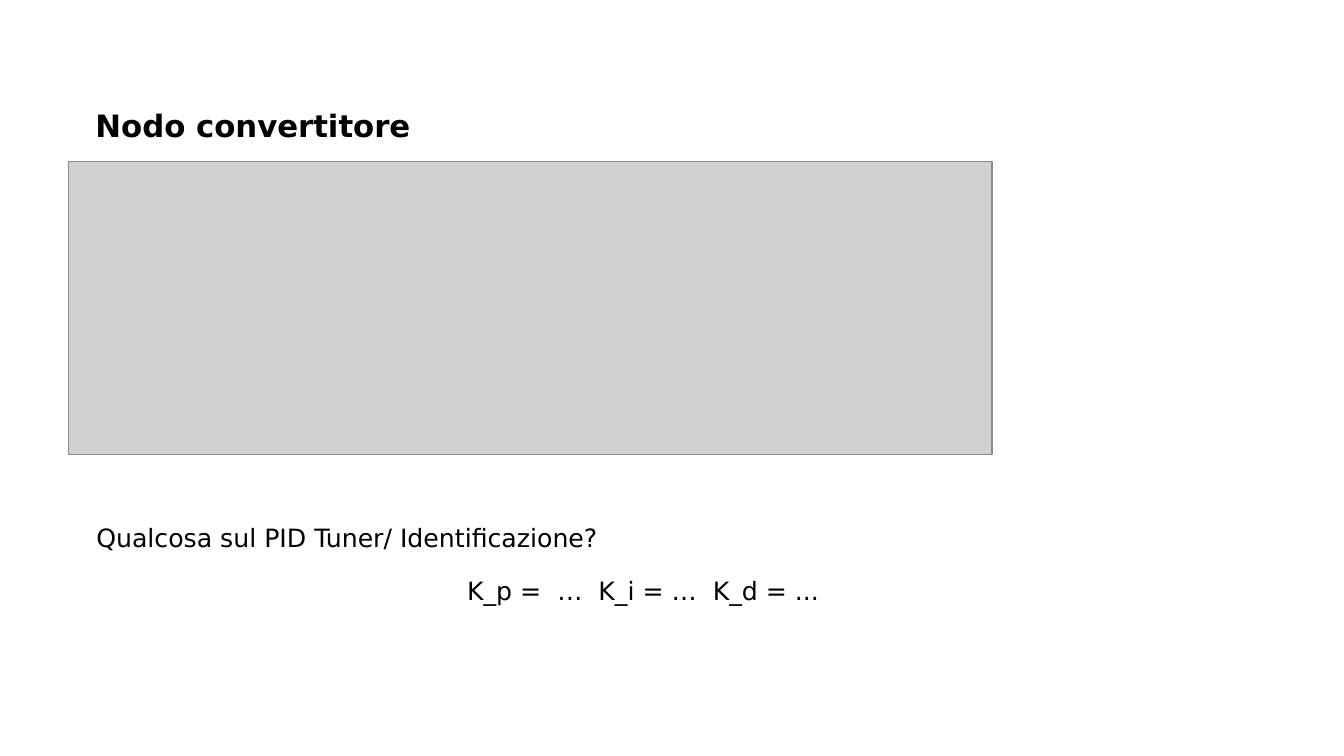
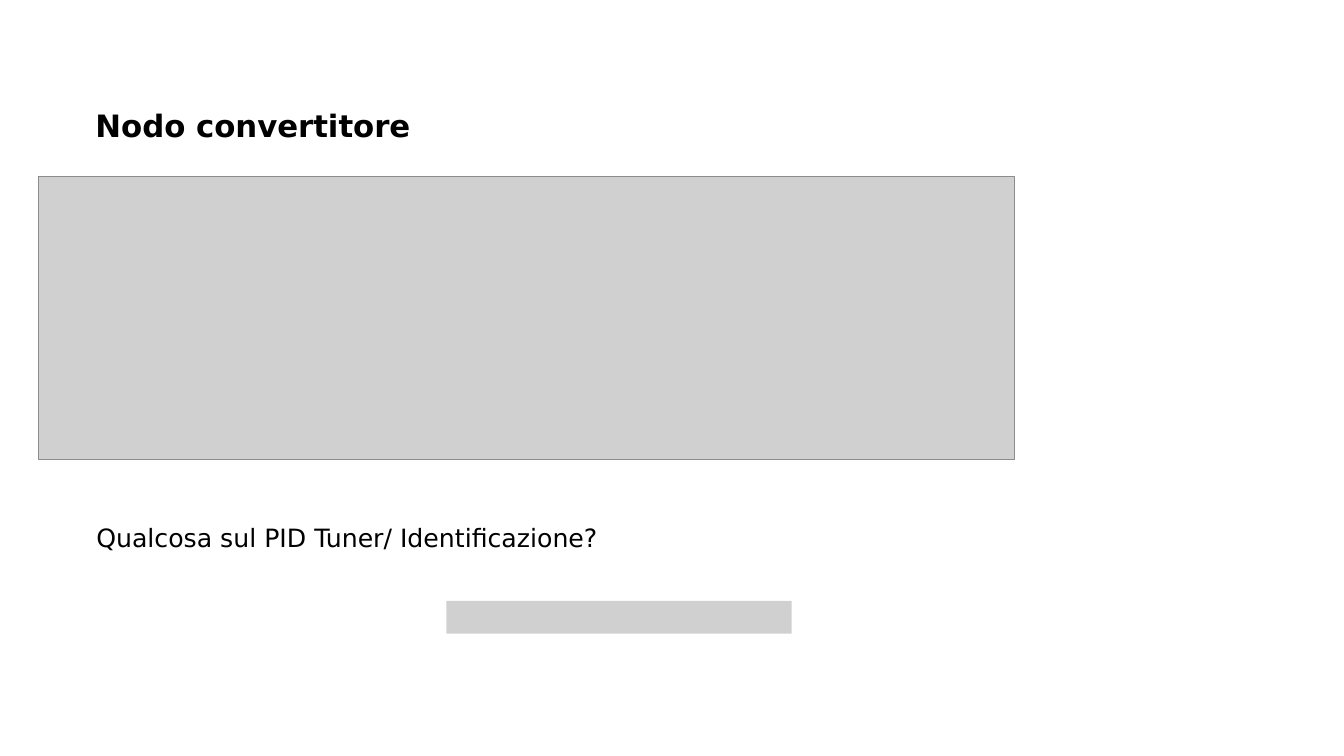
Before and after one commit to MarcoMinarelli/Rover_LabAuto, a slide deck: slide 9 of labauto.pptx. Drawn at 1344x756 pixels with LibreOffice and Linux fonts; fonts in the diff are those of the drawing; grey boxes stand for pictures; background and template pictures are left out. Boxes give left, top, right and bottom in pixels: in the first picture for what was removed or moved away, otherwise in the second. Text is boxed around its words. In the diff, an @@ line names an element or a change of style, - is before the commit and + after.

Commit message:
upload presentazione

```diff
--- a/labauto.pptx
+++ b/labauto.pptx
@@ picture: place and size @@
-picture at (69, 162, 992, 456)
+picture at (38, 176, 1014, 460)
@@ text removed at (467, 581, 758, 606) @@
-K_p = … K_i = … K_d = ...
@@ picture added at (447, 601, 792, 634) @@
```
Also in this commit, not shown: 2 other slides changed.
